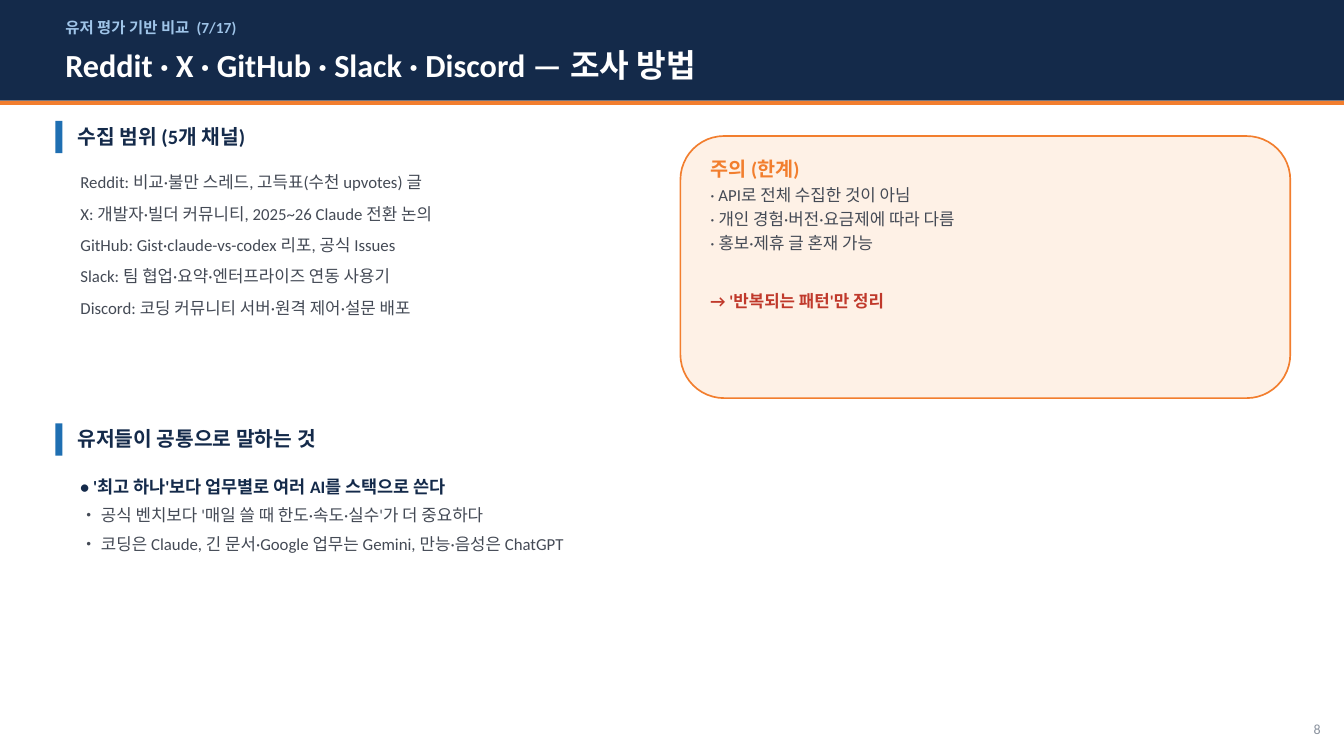
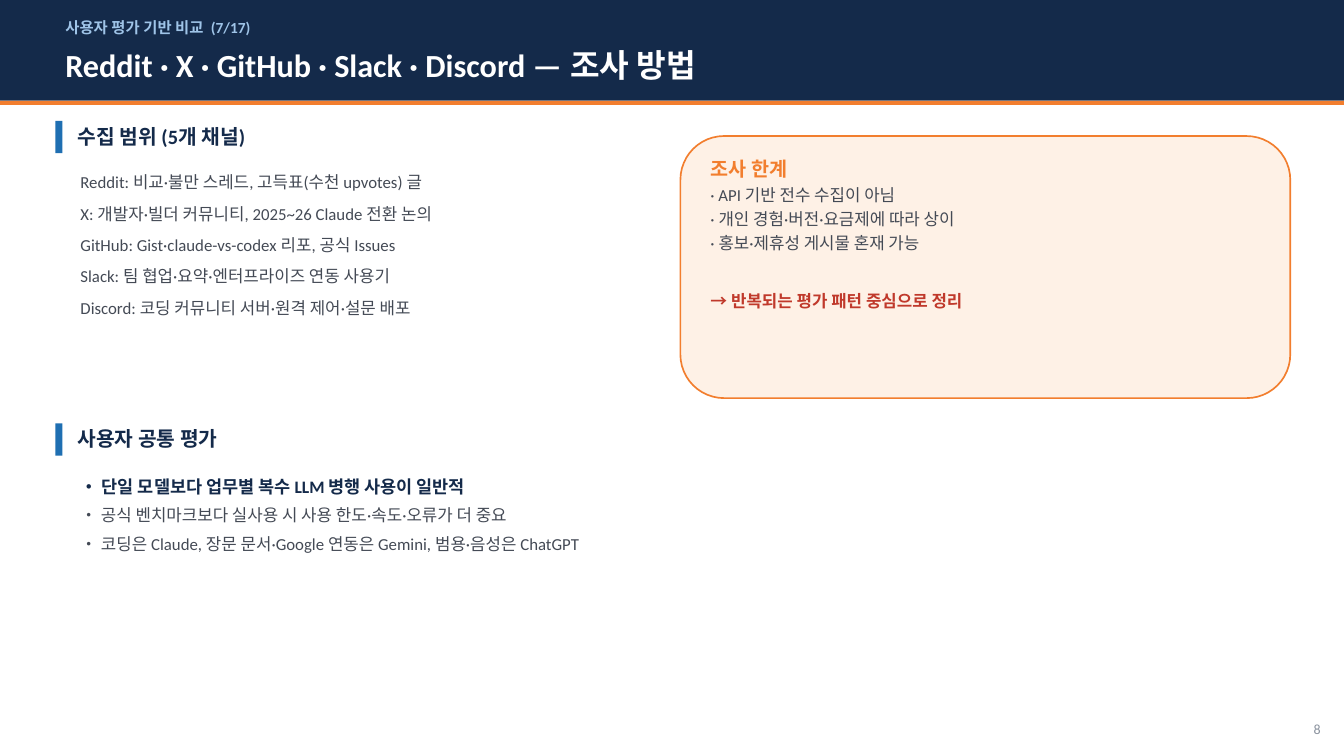
Before and after one commit to whaleonbush/poc, a slide deck: slide 8 of 외부AI_3종_비교조사.pptx. Drawn at 1344x756 pixels with LibreOffice and Linux fonts; fonts in the diff are those of the drawing. Boxes give left, top, right and bottom in pixels: in the first picture for what was removed or moved away, otherwise in the second. Text is boxed around its words. In the diff, an @@ line names an element or a change of style, - is before the commit and + after.

```diff
--- a/외부AI_3종_비교조사.pptx
+++ b/외부AI_3종_비교조사.pptx
@@ text at bbox=[65, 20, 251, 35]: text changed @@
-유저 평가 기반 비교 (7/17)
+사용자 평가 기반 비교 (7/17)
@@ text at bbox=[710, 159, 963, 309]: text changed @@
-주의 (한계)
-· API로 전체 수집한 것이 아님
-· 개인 경험·버전·요금제에 따라 다름
-· 홍보·제휴 글 혼재 가능
-→ '반복되는 패턴'만 정리
+조사 한계
+· API 기반 전수 수집이 아님
+· 개인 경험·버전·요금제에 따라 상이
+· 홍보·제휴성 게시물 혼재 가능
+→ 반복되는 평가 패턴 중심으로 정리
@@ text at bbox=[77, 429, 217, 448]: text changed @@
-유저들이 공통으로 말하는 것
+사용자 공통 평가
@@ text at bbox=[101, 478, 579, 553]: text changed @@
-• '최고 하나'보다 업무별로 여러 AI를 스택으로 쓴다
-• 공식 벤치보다 '매일 쓸 때 한도·속도·실수'가 더 중요하다
-• 코딩은 Claude, 긴 문서·Google 업무는 Gemini, 만능·음성은 ChatGPT
+• 단일 모델보다 업무별 복수 LLM 병행 사용이 일반적
+• 공식 벤치마크보다 실사용 시 사용 한도·속도·오류가 더 중요
+• 코딩은 Claude, 장문 문서·Google 연동은 Gemini, 범용·음성은 ChatGPT
```
Also in this commit, not shown: 14 other slides changed, 1 other file.
